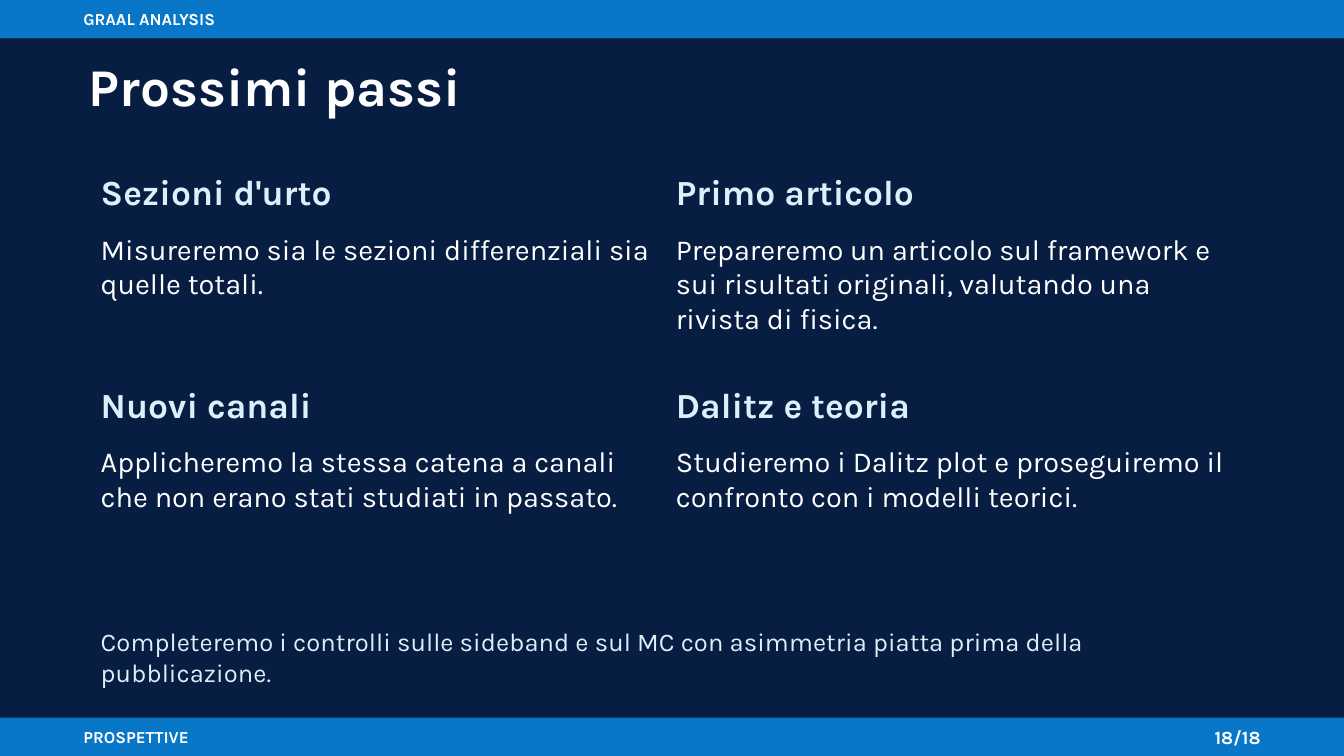
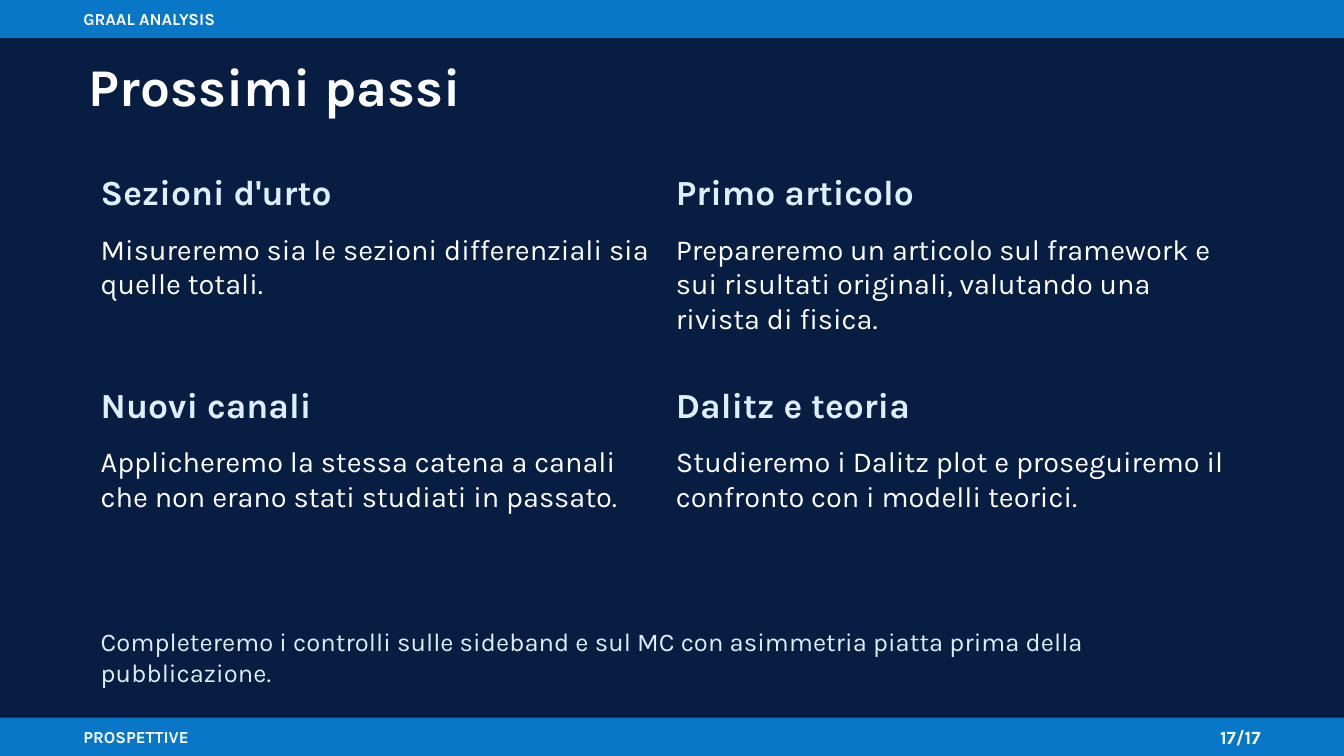
Before and after one commit to AntoninoFulci/GRAAL_Analysis, a slide deck: slide 17 of presentations/graal_analysis_framework_asimmetrie.pptx (slide 18 before the commit). Drawn at 1344x756 pixels with LibreOffice and Linux fonts; fonts in the diff are those of the drawing. Boxes give left, top, right and bottom in pixels: in the first picture for what was removed or moved away, otherwise in the second. Text is boxed around its words. In the diff, an @@ line names an element or a change of style, - is before the commit and + after.

```diff
--- a/presentations/graal_analysis_framework_asimmetrie.pptx
+++ b/presentations/graal_analysis_framework_asimmetrie.pptx
@@ text at box(1220, 730, 1261, 746): text changed @@
-18/18
+17/17
```
Also in this commit, not shown: 14 other slides changed, 2 slides added, 3 slides removed, 9 other files.
